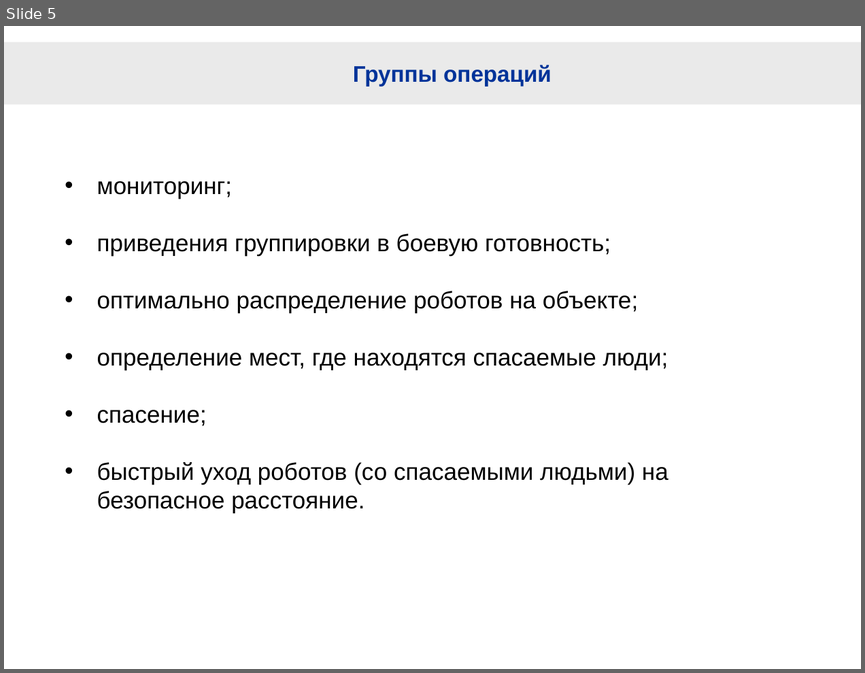
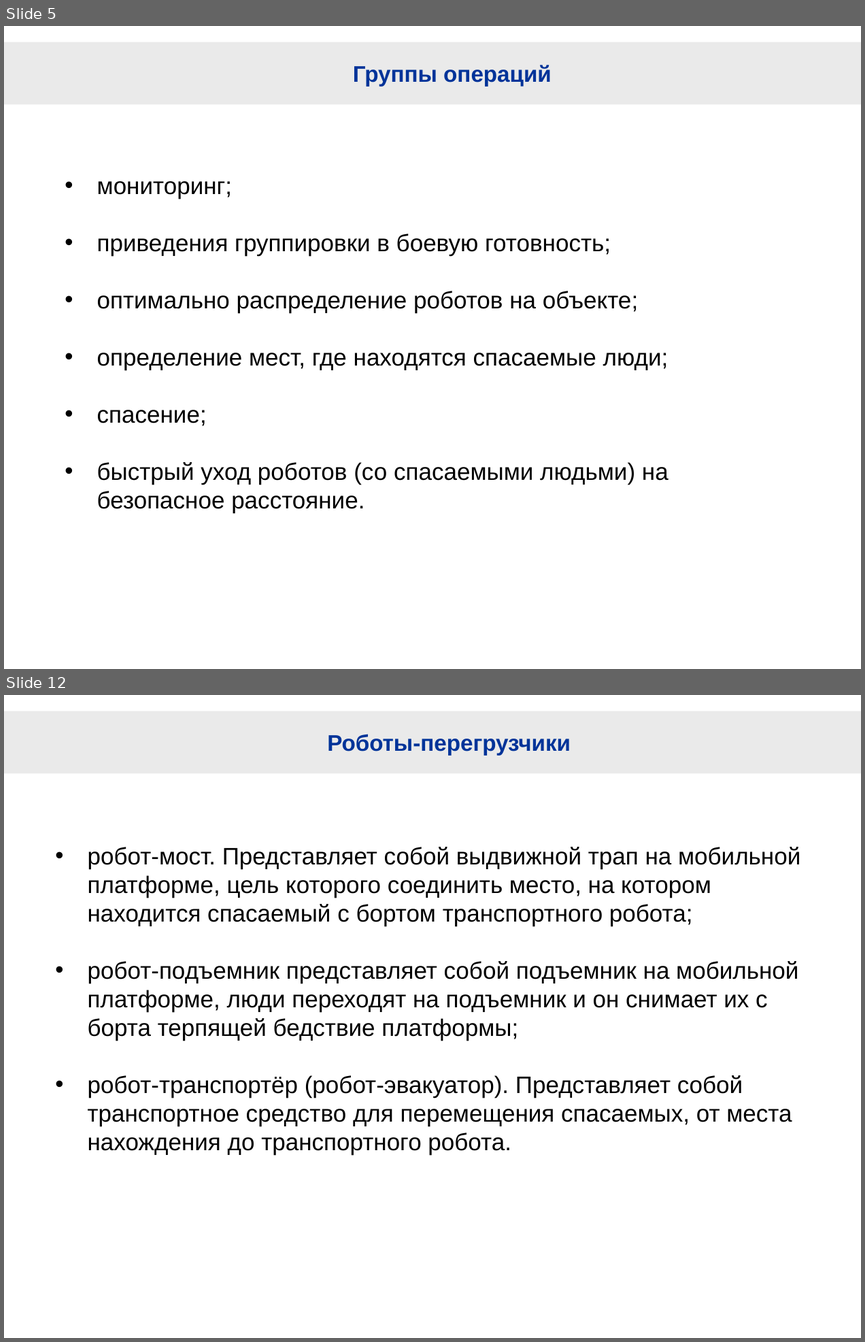
Before and after one commit to hellraptor/RescueRobots, a slide deck: RescueRobotsForNN.pptx. Shown one above the other, each under a label of ours: slide 5 before the commit, slides 5 and 12 after it; the slides between them are not shown. The pictures are 865x673 and 865x1342 pixels, drawn with LibreOffice and Linux fonts; fonts in the diff are those of the drawing; background and template pictures are left out. Boxes give left, top, right and bottom in pixels: in the first picture for what was removed or moved away, otherwise in the second. Text is boxed around its words. In the diff, an @@ line names an element or a change of style, - is before the commit and + after.

```diff
--- a/RescueRobotsForNN.pptx
+++ b/RescueRobotsForNN.pptx
@@ slide 12 added at [4,695,861,1338], background #FFFFFF; not listed: 1 template element that a slide beside it also shows @@
@@ title added at [327,734,570,756], 19 pt, text #003399, bold @@
+Роботы-перегрузчики
@@ text added at [88,847,800,1155], 20 pt, text #000000 @@
+• робот-мост. Представляет собой выдвижной трап на мобильной платформе, цель которого соединить место, на котором находится спасаемый с бортом транспортного робота;
+• робот-подъемник представляет собой подъемник на мобильной платформе, люди переходят на подъемник и он снимает их с борта терпящей бедствие платформы;
+• робот-транспортёр (робот-эвакуатор). Представляет собой транспортное средство для перемещения спасаемых, от места нахождения до транспортного робота.
```
Also in this commit, not shown: 1 slide changed, 9 other slides added, 3 slides removed, 1 other file.
